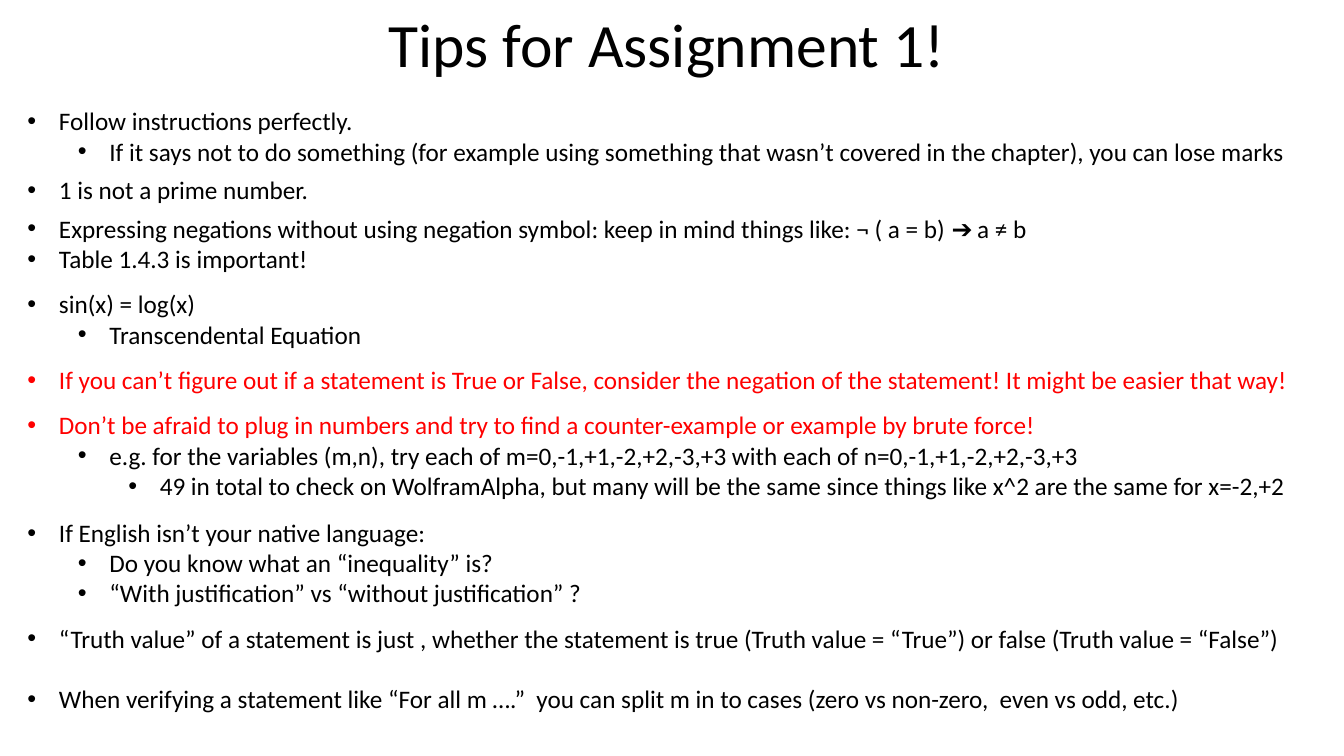
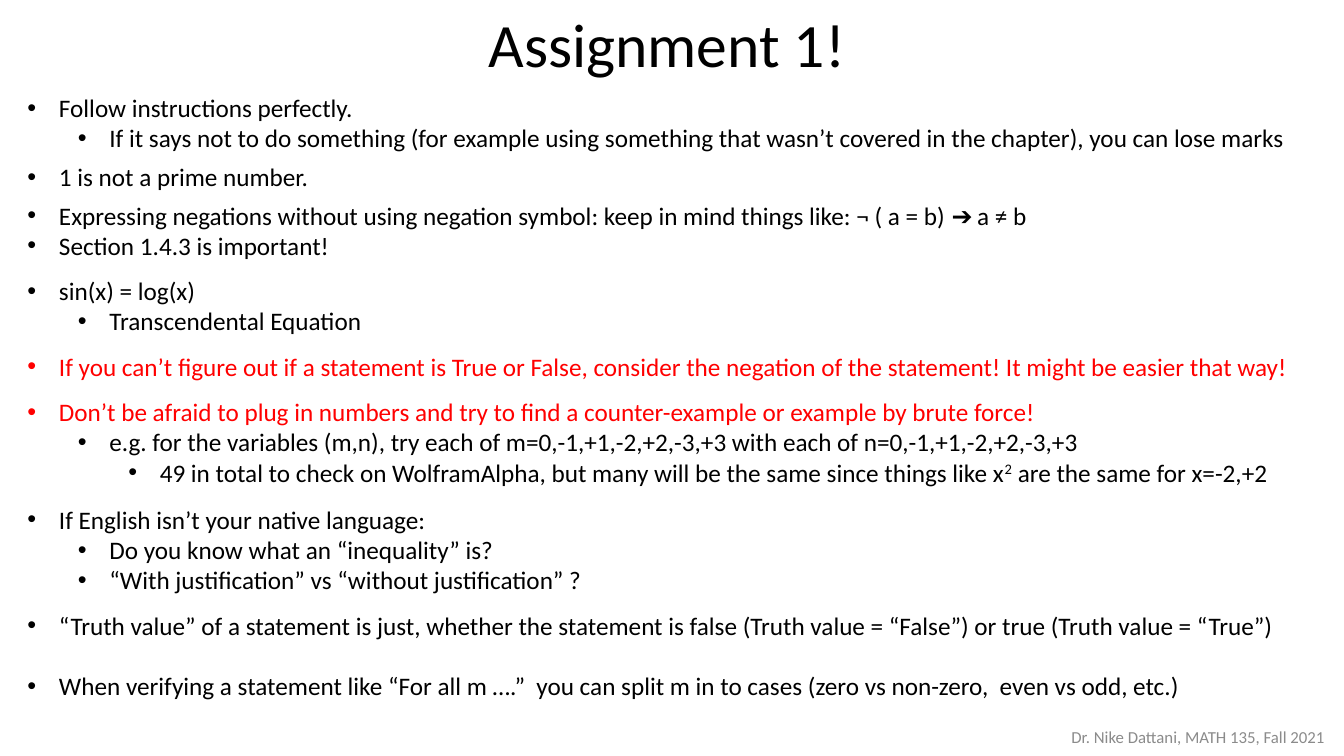
Before and after one commit to ndattani/Lecture_Notes, a slide deck: slide 3 of University_of_Waterloo/Fall_2021/MATH135/UW_Fall2021_MATH135_Lecture2.pptx (slide 4 before the commit). Drawn at 1344x756 pixels with LibreOffice and Linux fonts; fonts in the diff are those of the drawing. Boxes give left, top, right and bottom in pixels: in the first picture for what was removed or moved away, otherwise in the second. Text is boxed around its words. In the diff, an @@ line names an element or a change of style, - is before the commit and + after.

```diff
--- a/University_of_Waterloo/Fall_2021/MATH135/UW_Fall2021_MATH135_Lecture2.pptx
+++ b/University_of_Waterloo/Fall_2021/MATH135/UW_Fall2021_MATH135_Lecture2.pptx
@@ subtitle at bbox=[489, 24, 845, 78]: text changed @@
-Tips for Assignment 1!
+Assignment 1!
@@ text "Follow instructions perfectly.": place and size @@
-text "Follow instructions perfectly." at bbox=[59, 112, 1286, 713]
+text "Follow instructions perfectly." at bbox=[59, 99, 1286, 700]
@@ text at bbox=[59, 237, 329, 259]: text changed @@
-• Table 1.4.3 is important!
+• Section 1.4.3 is important!
@@ text at bbox=[160, 464, 1267, 487]: text changed @@
-    • 49 in total to check on WolframAlpha, but many will be the same since things like x^2 are the same for x=-2,+2
+    • 49 in total to check on WolframAlpha, but many will be the same since things like x2 are the same for x=-2,+2
@@ text at bbox=[59, 616, 1272, 640]: text changed @@
-• “Truth value” of a statement is just , whether the statement is true (Truth value = “True”) or false (Truth value = “False”)
+• “Truth value” of a statement is just, whether the statement is false (Truth value = “False”) or true (Truth value = “True”)
@@ text added at bbox=[1071, 731, 1324, 745], 12 pt, text #8C8C8C @@
+Dr. Nike Dattani, MATH 135, Fall 2021
```
Also in this commit, not shown: 3 other slides changed, 4 slides removed, 1 other file.
